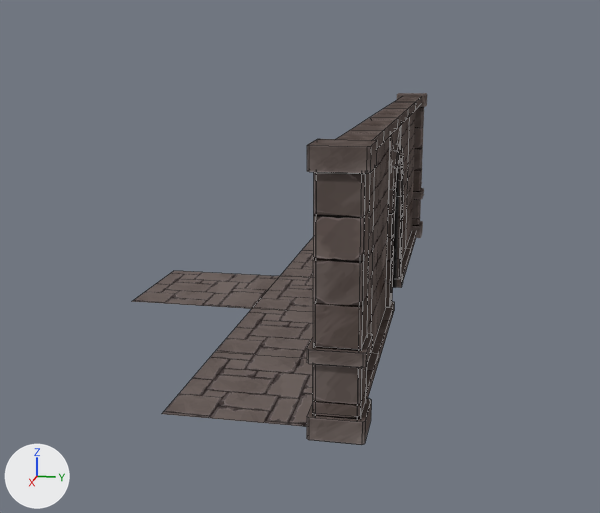
An edit to the Blender file 3年後期/Relicia/素材/blender/モデル.blend, drawn before and after from the same camera.
Before and after are seen from a camera (50 mm lens) standing at (131.2, 21.9, 39.1) and looking at (2.8, -3.7, 7.0). Arrows for +X, +Y and +Z are at lower left; the lights stay in place. Mesh edges are drawn as thin lines on the coarser meshes.

The first picture shows 'Floor.001', 'Floor.002', 'Floor.005', 'Floor.006', 'Pillar.001', 'Pillar.002', 'Wall.001', 'Wall.002', 'Wall.003', 'Wall.004', 'Wall_Entrance.001'.
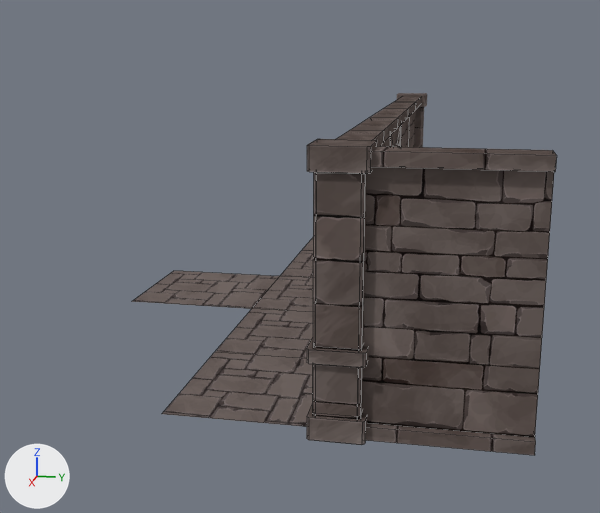
Diff of the bpy script that builds the scene:
```diff
--- a/3年後期/Relicia/素材/blender/モデル.blend.py
+++ b/3年後期/Relicia/素材/blender/モデル.blend.py
@@ ob_wall_005 @@
+ob_wall_005 = bpy.data.objects.new('Wall.005', me_cube_001)
+ob_wall_005.location = (50.0, 20.0, 0.0)
+ob_wall_005.rotation_euler = (1.571, 0.0, 1.571)  # degrees (90, 0, 90)
+ob_wall_005.scale = (0.1, 0.1, 0.1)
```

Pixel boxes (x1, y1, x2, y2) of what changed, in the pictures (600 x 513 px):
'Wall.005', added
    after: (362, 146, 557, 455)
'Wall.001', unchanged, covered by the edit
    before: (351, 117, 398, 363)
    after: (351, 117, 398, 147)
'Wall_Entrance.001', unchanged, covered by the edit
    before: (371, 108, 408, 316)
    after: (371, 108, 408, 147)
'Wall.002', unchanged, covered by the edit
    before: (337, 130, 384, 398)
    after: (337, 130, 384, 146)
'Pillar.002', unchanged, covered by the edit
    before: (397, 93, 427, 238)
    after: (397, 93, 427, 147)
